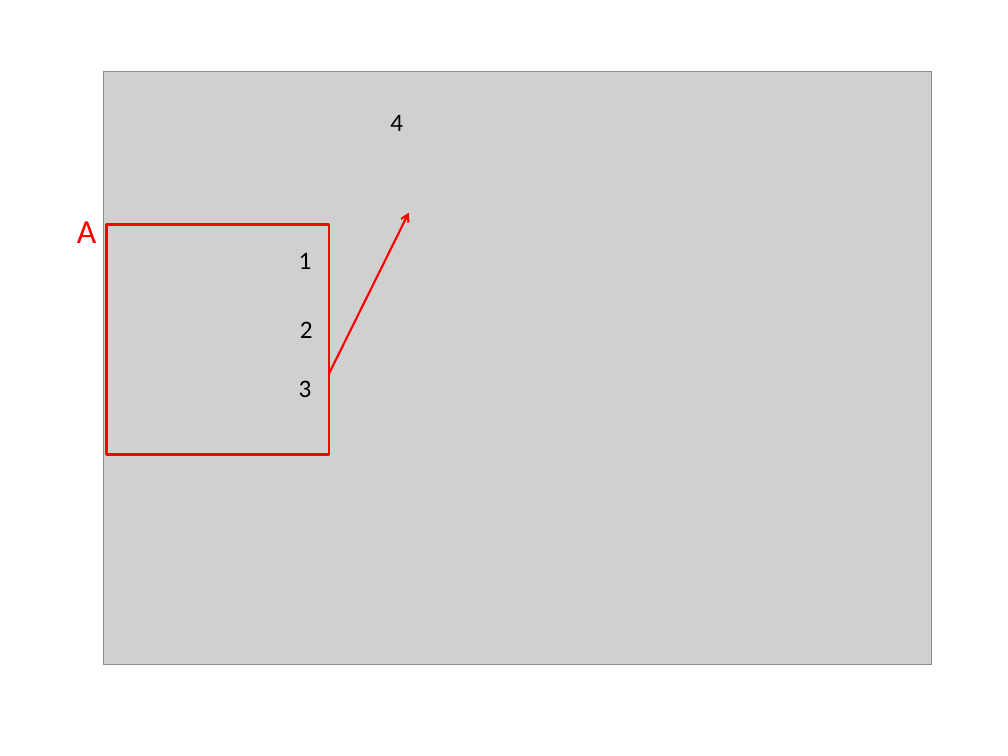
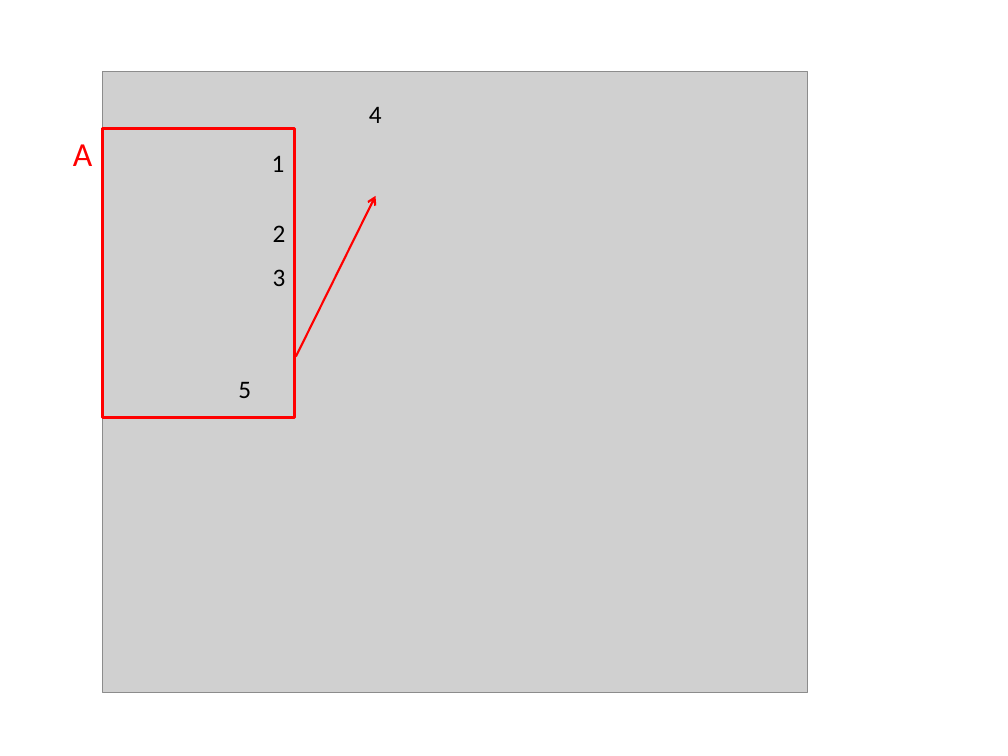
Before and after one commit to DePrettoM/EEGpal, a slide deck: slide 2 of Manuels/picture_EEGpal_manuals.pptx. Drawn at 1008x756 pixels with LibreOffice and Linux fonts; fonts in the diff are those of the drawing; grey boxes stand for pictures. Boxes give left, top, right and bottom in pixels: in the first picture for what was removed or moved away, otherwise in the second. Text is boxed around its words. In the diff, an @@ line names an element or a change of style, - is before the commit and + after.

```diff
--- a/Manuels/picture_EEGpal_manuals.pptx
+++ b/Manuels/picture_EEGpal_manuals.pptx
@@ picture: place and size @@
-picture at <box>104,72,931,664</box>
+picture at <box>103,72,807,692</box>
@@ text "4": place and size @@
-text "4" at <box>390,115,403,131</box>
+text "4" at <box>369,107,382,123</box>
@@ text "A": place and size @@
-text "A" at <box>77,221,96,243</box>
+text "A" at <box>73,144,92,166</box>
@@ rectangle: place and size @@
-rectangle at <box>107,225,330,455</box>
+rectangle at <box>103,128,294,417</box>
@@ text "1": place and size @@
-text "1" at <box>299,252,312,269</box>
+text "1" at <box>272,155,285,172</box>
@@ arrow moved from (330, 373) - (409, 213) to (296, 357) - (376, 196) @@
@@ text "2": place and size @@
-text "2" at <box>300,321,313,338</box>
+text "2" at <box>273,225,286,242</box>
@@ text "3": place and size @@
-text "3" at <box>299,380,312,397</box>
+text "3" at <box>273,269,286,286</box>
@@ text added at <box>238,382,251,398</box>, 18 pt, text #000000 @@
+5
```
Also in this commit, not shown: 4 other slides changed, 1 slide added, 2 slides removed, 4 other files.
